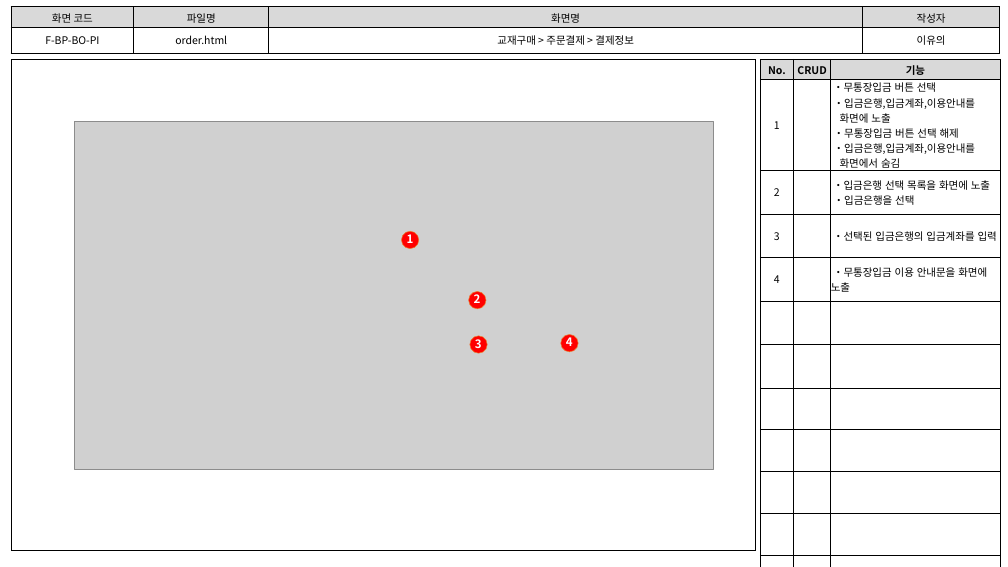
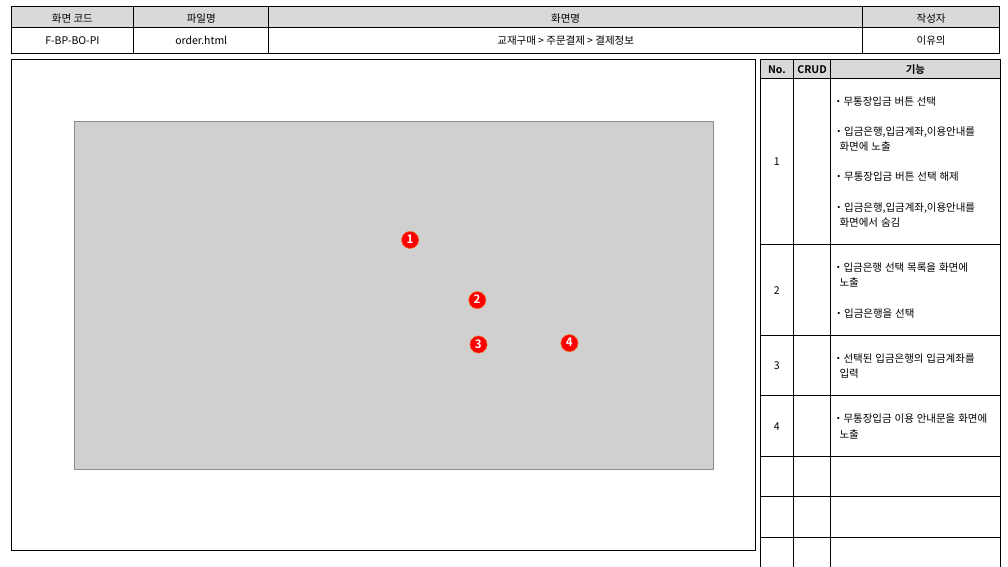
Before and after one commit to index506/cosmo6th_3thGroup, a slide deck: slide 4 of 3rd_Project/Member/Lee/기능,화면,테스트 문서/3th_Project_화면 설계도(이유의).pptx. Drawn at 1008x567 pixels with LibreOffice and Linux fonts; fonts in the diff are those of the drawing; grey boxes stand for pictures. Boxes give left, top, right and bottom in pixels: in the first picture for what was removed or moved away, otherwise in the second. Text is boxed around its words. In the diff, an @@ line names an element or a change of style, - is before the commit and + after.

```diff
--- a/3rd_Project/Member/Lee/기능,화면,테스트 문서/3th_Project_화면 설계도(이유의).pptx
+++ b/3rd_Project/Member/Lee/기능,화면,테스트 문서/3th_Project_화면 설계도(이유의).pptx
@@ table at [761,59,1001,551] @@
-row 3, column 3: ・입금은행 선택 목록을 화면에 노출 / ・입금은행을 선택
+row 3, column 3: ・입금은행 선택 목록을 화면에 / 노출 / ・입금은행을 선택
-row 4, column 3: ・선택된 입금은행의 입금계좌를 입력
+row 4, column 3: ・선택된 입금은행의 입금계좌를 / 입력
-row 5, column 3: ・무통장입금 이용 안내문을 화면에 노출
+row 5, column 3: ・무통장입금 이용 안내문을 화면에 / 노출
-row 10:  |  | 
-row 11:  |  | 
-row 12:  |  | 
```
Also in this commit, not shown: 8 other slides changed, 3 other files.
